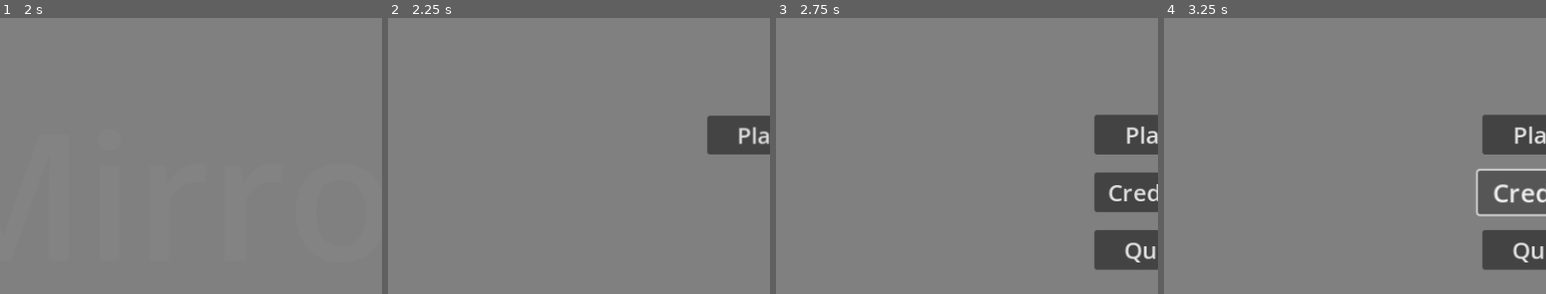
Above: before the commit, frames 1-4 (left to right).
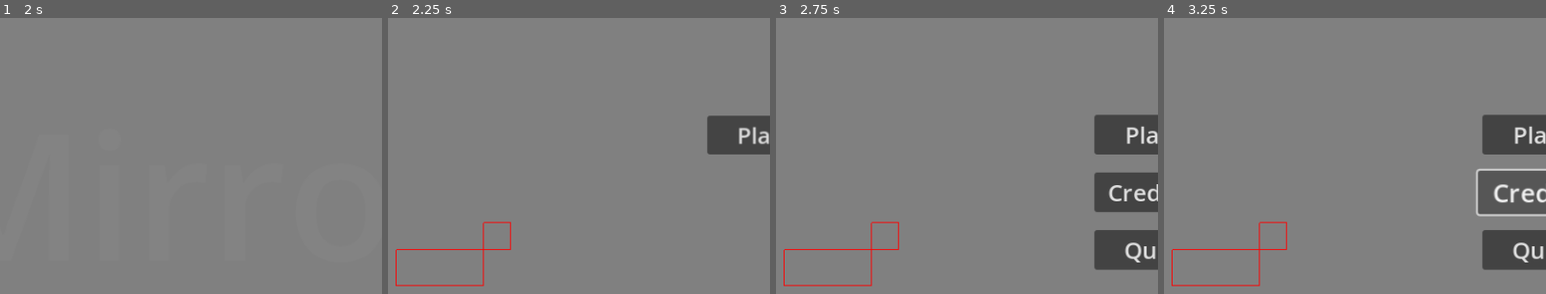
Above: after the commit, the same moments.

Repository: Habidakus/mirror-qix
Game: Godot game, scene res://Scenes/main.tscn
The game is run twice, just before and just after one commit, with the same random seed, the same clock (stepped at 60 frames per second) and the same inputs.
Inputs (mouse positions are % of the whole screen's width and height, from its top left):
- Up to frame 1 (2 s): tap Enter at 0.5 s; move the mouse to (72, 45) at 0.52 s; hold Right 0.53-1.28 s; click (72, 45) at 0.67 s; tap Space at 0.77, 1.25, 1.52 s; move the mouse to (30, 55) at 1.27 s; hold Down from 1.28 s (still down); click (30, 55) at 1.42 s
- Up to frame 2 (2.25 s): tap Enter at 2 s; move the mouse to (60, 27) at 2.02 s; release Down at 2.03 s; hold Right from 2.03 s (still down); click (60, 27) at 2.17 s
- Up to frame 3 (2.75 s): keep holding Right
- Up to frame 4 (3.25 s): release Right at 2.75 s; click "Credits" at 2.75 s
The pictures show only the part of the screen within x 1-51%, y 19-69%; the shares and areas given below are measured in that part.

Frame 1 is identical in both runs. In frame 2, 0.5% of the frame differs, in the area x 2-33%, y 73-98%; in frame 3, 0.5%; in frame 4, 0.5%.
Error in both runs: Assertion failed: Credits is not a valid state (res://Scripts/StateMachine/StateMachine.gd:32)

Commit message:
More work at marking areas used

Diff:
--- a/Scripts/StateMachine/StateMachineState_MainMenu.gd
+++ b/Scripts/StateMachine/StateMachineState_MainMenu.gd
@@ -32,21 +32,17 @@
 	else:
 		our_state_machine.switch_state(next_state)
 
-#func _draw() -> void:
-#	var l : Array = [
-#		[Vector2(0, 300), Vector2(50, 300)],
-#		[Vector2(50, 300), Vector2(50, 128)],
-#		[Vector2(50, 128), Vector2(140, 128)],
-#		[Vector2(140, 128), Vector2(140, 238)],
-#		[Vector2(140, 238), Vector2(120, 238)],
-#		[Vector2(120, 238), Vector2(120, 372)],
-#		[Vector2(120, 372), Vector2(70, 372)],
-#		[Vector2(70, 372), Vector2(70, 327)],
-#		[Vector2(70, 327), Vector2(0, 327)],
-#		[Vector2(0, 327), Vector2(0, 300)]
-#	]
-#	for line in l:
-#		draw_line(line[0] + Vector2(20,20), line[1] + Vector2(20,20), Color.RED)
+func _draw() -> void:
+	var l : Array = [
+		[Vector2(0, 368), Vector2(127, 368)],
+		[Vector2(127, 368), Vector2(127, 338)],
+		[Vector2(127, 338), Vector2(97, 338)],
+		[Vector2(97, 338), Vector2(97, 408)],
+		[Vector2(97, 408), Vector2(0, 408)],
+		[Vector2(0, 408), Vector2(0, 368)]
+	]
+	for line in l:
+		draw_line(line[0] + Vector2(20,20), line[1] + Vector2(20,20), Color.RED)
 
 func _notification(what: int) -> void:
 	if what == NOTIFICATION_WM_CLOSE_REQUEST:
--- a/Scripts/StateMachine/StateMachineState_Play.gd
+++ b/Scripts/StateMachine/StateMachineState_Play.gd
@@ -145,57 +145,236 @@
 				break
 	assert(outer_start_index != -1 && outer_end_index != -1)
 
+	for al in inner_lines:
+		assert(is_path_element_valid(al))
+
 	var loop_1 : Array = inner_lines.duplicate(true)
 	var loop_2 : Array = inner_lines.duplicate(true)
+
 	if outer_start_index != outer_end_index:
 		loop_1.append([inner_lines.back()[1], outer_lines[outer_end_index][1]])
+		assert(is_path_element_valid(loop_1.back()))
 		var l1 : int = (outer_end_index + 1) % outer_lines.size()
 		while l1 != outer_start_index:
 			loop_1.append(outer_lines[l1])
+			assert(is_path_element_valid(loop_1.back()))
 			l1 = (l1 + 1) % outer_lines.size()
 		loop_1.append([outer_lines[outer_start_index][0], inner_lines.front()[0]])
+		assert(is_path_element_valid(loop_1.back()))
 
 		loop_2.append([inner_lines.back()[1], outer_lines[outer_end_index][0]])
+		assert(is_path_element_valid(loop_2.back()))
 		var l2 : int = (outer_end_index + outer_lines.size() - 1) % outer_lines.size()
 		while l2 != outer_start_index:
 			loop_2.append([outer_lines[l2][1], outer_lines[l2][0]])
+			assert(is_path_element_valid(loop_2.back()))
 			l2 = (l2 + outer_lines.size() - 1) % outer_lines.size()
 		loop_2.append([outer_lines[outer_start_index][1], inner_lines.front()[0]])
+		assert(is_path_element_valid(loop_2.back()))
 	else:
 		# The player looped back onto the same line they started from, so the
 		# first loop is simple, we just close off the inner path to make it a loop.
 		loop_1.append([inner_lines.back()[1], inner_lines.front()[0]])
+		assert(is_path_element_valid(loop_1.back()))
+
 		# The other loop encorporates the entire outer_lines, except for the slice we took out
 		var inner_end_to_outer_end : Vector2i = (inner_lines.back()[1] - outer_lines[outer_start_index][1]);
 		var inner_start_to_outer_end : Vector2i = (inner_lines.front()[0] - outer_lines[outer_start_index][1]);
 		if inner_end_to_outer_end.length_squared() < inner_start_to_outer_end.length_squared():
 			# The end of the inner loop is closer to the end of the line segment we're attached to
 			loop_2.append([inner_lines.back()[1], outer_lines[outer_start_index][1]])
+			assert(is_path_element_valid(loop_2.back()))
 			var l : int = (outer_start_index + 1) % outer_lines.size()
 			while l != outer_start_index:
 				loop_2.append(outer_lines[l])
+				assert(is_path_element_valid(loop_2.back()))
 				l = (l + 1) % outer_lines.size()
 			loop_2.append([outer_lines[outer_start_index][0], inner_lines.front()[0]])
+			assert(is_path_element_valid(loop_2.back()))
 		else:
 			# The start of the inner loop is closer to the end of the line segment we're attached to so
 			# the end of the inner loop must be closer to the start of the line segment we're attached to
 
 			loop_2.append([inner_lines.back()[1], outer_lines[outer_start_index][0]])
+			assert(is_path_element_valid(loop_2.back()))
 			var l : int = (outer_start_index + outer_lines.size() - 1) % outer_lines.size()
 			while l != outer_start_index:
 				# TODO: We shouldn't be reversing the outer_lines, we should instead be reversing the inner_lines
 				# That way we will preserve always being the same rotation (clockwise/counterclockwise)
 				loop_2.append([outer_lines[l][1], outer_lines[l][0]])
+				assert(is_path_element_valid(loop_2.back()))
 				l = (l + outer_lines.size() - 1) % outer_lines.size()
 			loop_2.append([outer_lines[outer_start_index][1], inner_lines.front()[0]])
+			assert(is_path_element_valid(loop_2.back()))
 
 	return [loop_1, loop_2]
 
 func path_to_rect(path : Array) -> Rect2i:
 	return Rect2i(Vector2i(min(path[0][0].x, path[1][1].x), min(path[0][0].y, path[1][1].y)), Vector2i(abs(path[0][0].x - path[1][1].x), abs(path[0][0].y - path[1][1].y)))
+func rect_to_path(rect : Rect2i) -> Array:
+	return [
+		[rect.position, rect.position + Vector2i(rect.size.x, 0)],
+		[rect.position + Vector2i(rect.size.x, 0), rect.end],
+		[rect.end, rect.position + Vector2i(0, rect.size.y)],
+		[rect.position + Vector2i(0, rect.size.y), rect.position]
+	]
+
+func get_signed_area_of_path(path : Array) -> float:
+	var total : int = 0
+	for i in range(0, path.size()):
+		#var next : int = (i + 1) % path.size()
+		var v : int = path[i][0].x * path[i][1].y - path[i][1].x * path[i][0].y
+		total += v
+	return total / 2.0
+
+func is_path_element_valid(path_el : Array) -> bool:
+	var start : Vector2i = path_el[0]
+	var end : Vector2i = path_el[1]
+	if start == end:
+		return false
+	if start.x != end.x && start.y != end.y:
+		return false
+	return true
+
+func break_out_square(path : Array) -> Array: # square, then remaining path
+	#var clockwise : bool = get_signed_area_of_path(path) > 0
+	for i in range(0, path.size()):
+		assert(is_path_element_valid(path[i]))
+		var prev : int = (i + path.size() - 1) % path.size()
+		assert(path[prev][1] == path[i][0])
+		var next : int = (i + 1) % path.size()
+		if path[i][0].x == path[i][1].x:
+			var delta_x_prev : int = path[prev][0].x - path[prev][1].x
+			var delta_x_next : int = path[next][1].x - path[next][0].x
+			if delta_x_prev * delta_x_next > 0:
+				# They're both aimed in the same direction
+				var rect : Rect2i
+				var miny : int = min(path[i][0].y, path[i][1].y)
+				var height : int = abs(path[i][1].y - path[i][0].y)
+				var shorter_path : Array = []
+				if abs(delta_x_prev) < abs(delta_x_next):
+					# previous is the shorter arm
+					var minx : int = min(path[prev][0].x, path[prev][1].x)
+					var width : int = abs(delta_x_prev)
+					rect = Rect2i(Vector2i(minx, miny), Vector2i(width, height))
+					var prevprev : int = (i + path.size() - 2) % path.size()
+					var new_loc_on_next : Vector2i = Vector2i(path[prev][0].x, path[next][0].y)
+					for j in range(0, path.size()):
+						if j == i:
+							continue
+						elif j == prev:
+							continue
+						elif j == prevprev:
+							assert(new_loc_on_next != path[j][0])
+							shorter_path.append([path[j][0], new_loc_on_next])
+							assert(is_path_element_valid(shorter_path.back()))
+						elif j == next:
+							assert(new_loc_on_next != path[j][1])
+							shorter_path.append([new_loc_on_next, path[j][1]])
+							assert(is_path_element_valid(shorter_path.back()))
+						else:
+							shorter_path.append(path[j])
+							assert(is_path_element_valid(shorter_path.back()))
+				else:
+					# next is the shorter arm
+					var minx : int = min(path[next][0].x, path[next][1].x)
+					var width : int = abs(delta_x_next)
+					rect = Rect2i(Vector2i(minx, miny), Vector2i(width, height))
+					var nextnext : int = (i + 2) % path.size()
+					var new_loc_on_prev : Vector2i = Vector2i(path[next][1].x, path[prev][0].y)
+					for j in range(0, path.size()):
+						if j == i:
+							continue
+						elif j == next:
+							continue
+						elif j == nextnext:
+							assert(new_loc_on_prev != path[j][1])
+							shorter_path.append([new_loc_on_prev, path[j][1]])
+							assert(is_path_element_valid(shorter_path.back()))
+						elif j == prev:
+							assert(new_loc_on_prev != path[j][0])
+							shorter_path.append([path[j][0], new_loc_on_prev])
+							assert(is_path_element_valid(shorter_path.back()))
+						else:
+							shorter_path.append(path[j])
+							assert(is_path_element_valid(shorter_path.back()))
+				# There's probably a faster way to detect this with dot products and knowing if the
+				# polygon is clockwise or counterclockwise... but for now make sure the rect and
+				# new path's area equals the path of the old area... otherwise we're adding space
+				# rather than dividing.
+				var area_of_two_parts = rect.get_area() + measure_area(shorter_path)
+				if area_of_two_parts == measure_area(path):
+					return [rect_to_path(rect), shorter_path]
+		else: # Y Aligned
+			var delta_y_prev : int = path[prev][0].y - path[prev][1].y
+			var delta_y_next : int = path[next][1].y - path[next][0].y
+			if delta_y_prev * delta_y_next > 0:
+				# They're both aimed in the same direction
+				var rect : Rect2i
+				var minx : int = min(path[i][0].x, path[i][1].x)
+				var width : int = abs(path[i][1].x - path[i][0].x)
+				var shorter_path : Array = []
+				if abs(delta_y_prev) < abs(delta_y_next):
+					# previous is the shorter arm
+					var miny : int = min(path[prev][0].y, path[prev][1].y)
+					var height : int = abs(delta_y_prev)
+					rect = Rect2i(Vector2i(minx, miny), Vector2i(width, height))
+					var prevprev : int = (i + path.size() - 2) % path.size()
+					var new_loc_on_next : Vector2i = Vector2i(path[next][0].x, path[prev][0].y)
+					for j in range(0, path.size()):
+						if j == i:
+							continue
+						elif j == prev:
+							continue
+						elif j == prevprev:
+							assert(new_loc_on_next != path[j][0])
+							shorter_path.append([path[j][0], new_loc_on_next])
+							assert(is_path_element_valid(shorter_path.back()))
+						elif j == next:
+							assert(new_loc_on_next != path[j][1])
+							shorter_path.append([new_loc_on_next, path[j][1]])
+							assert(is_path_element_valid(shorter_path.back()))
+						else:
+							shorter_path.append(path[j])
+							assert(is_path_element_valid(shorter_path.back()))
+				else:
+					# next is the shorter arm
+					var miny : int = min(path[next][0].y, path[next][1].y)
+					var height : int = abs(delta_y_next)
+					rect = Rect2i(Vector2i(minx, miny), Vector2i(width, height))
+					var nextnext : int = (i + 2) % path.size()
+					var new_loc_on_prev : Vector2i = Vector2i(path[prev][0].x, path[next][1].y)
+					for j in range(0, path.size()):
+						if j == i:
+							continue
+						elif j == next:
+							continue
+						elif j == nextnext:
+							assert(new_loc_on_prev != path[j][1])
+							shorter_path.append([new_loc_on_prev, path[j][1]])
+							assert(is_path_element_valid(shorter_path.back()))
+						elif j == prev:
+							assert(new_loc_on_prev != path[j][0])
+							shorter_path.append([path[j][0], new_loc_on_prev])
+							assert(is_path_element_valid(shorter_path.back()))
+						else:
+							shorter_path.append(path[j])
+							assert(is_path_element_valid(shorter_path.back()))
+				# There's probably a faster way to detect this with dot products and knowing if the
+				# polygon is clockwise or counterclockwise... but for now make sure the rect and
+				# new path's area equals the path of the old area... otherwise we're adding space
+				# rather than dividing.
+				var area_of_two_parts = rect.get_area() + measure_area(shorter_path)
+				if area_of_two_parts == measure_area(path):
+					return [rect_to_path(rect), shorter_path]
+	print(str(path))
+	assert(false, "we should always find something")
+	return []
 
 # TODO: Needs to be re-written
-func break_out_square(path : Array) -> Array: # square, then remaining path
+func break_out_square_old(path : Array) -> Array: # square, then remaining path
+	var signed_area = get_signed_area_of_path(path)
+	print("signed area = %s" % [signed_area])
 	var square : Array = []
 	var remaining : Array = []
 	for i in range(0, path.size()):
